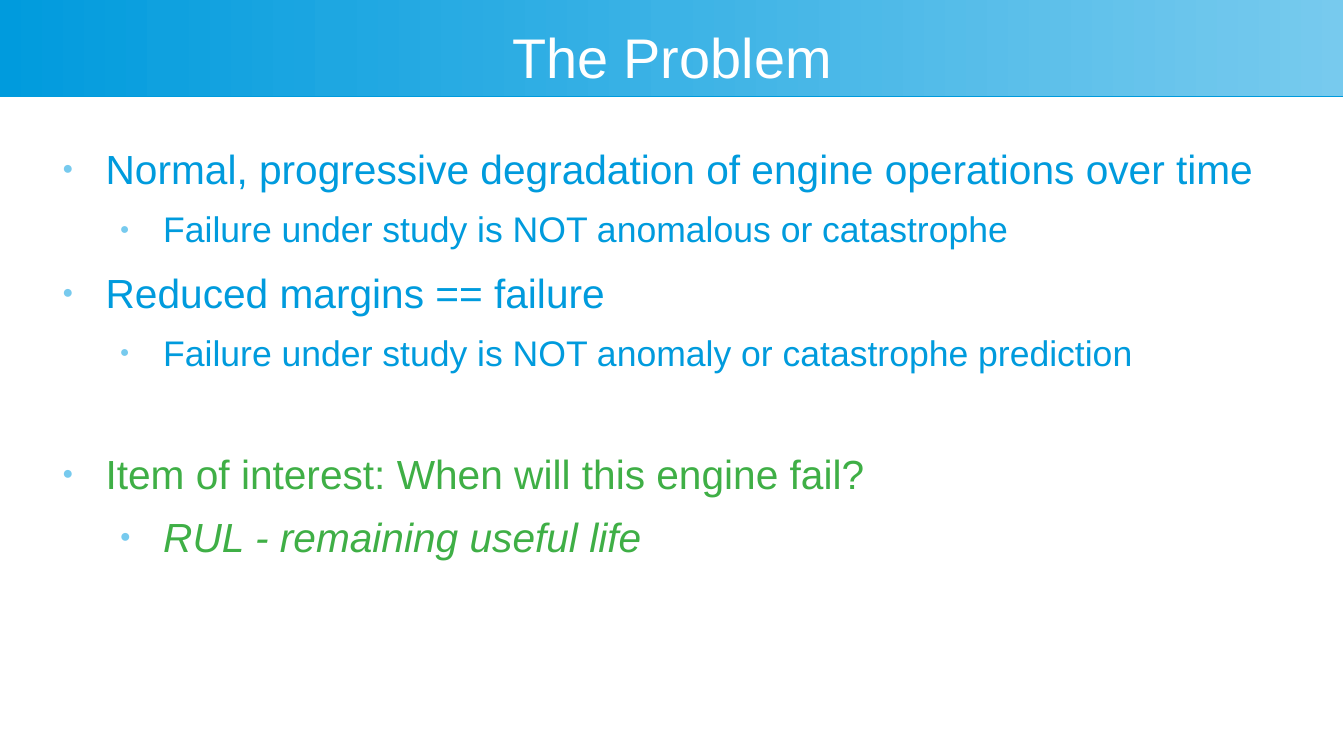
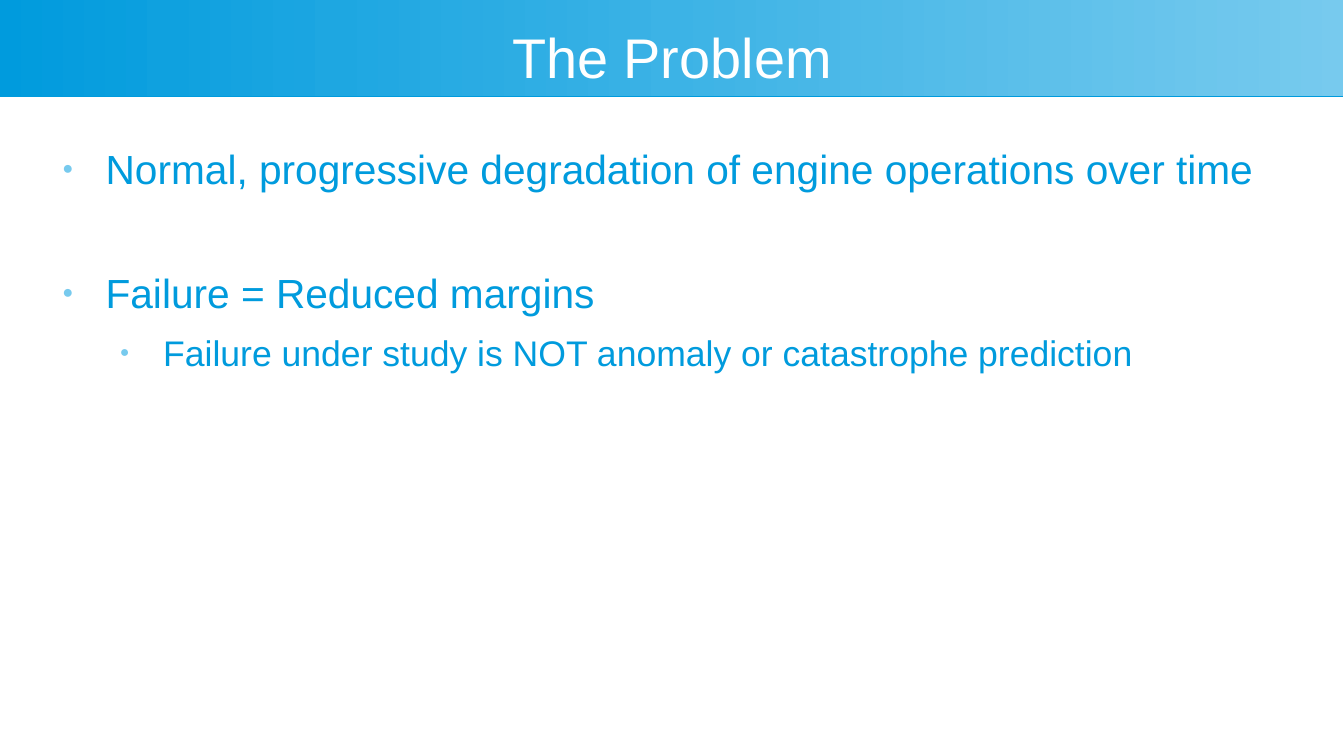
Before and after one commit to arcweld/DSI_Capstone_2, a slide deck: slide 3 of presentation/Weld_Capstone2.odp (slide 5 before the commit). Drawn at 1344x756 pixels with LibreOffice and Linux fonts; fonts in the diff are those of the drawing. Boxes give left, top, right and bottom in pixels: in the first picture for what was removed or moved away, otherwise in the second. Text is boxed around its words. In the diff, an @@ line names an element or a change of style, - is before the commit and + after.

```diff
--- a/presentation/Weld_Capstone2.odp
+++ b/presentation/Weld_Capstone2.odp
@@ text at (106,278,595,316): text changed; size 21 to 24 pt @@
-  ● Failure under study is NOT anomalous or catastrophe
-● Reduced margins == failure
+● Failure = Reduced margins
@@ text at (106,459,865,560): paragraphs removed @@
-● Item of interest: When will this engine fail?
-  ● RUL - remaining useful life
```
Also in this commit, not shown: 4 other slides changed, 10 slides added, 1 slide removed, 6 other files.
